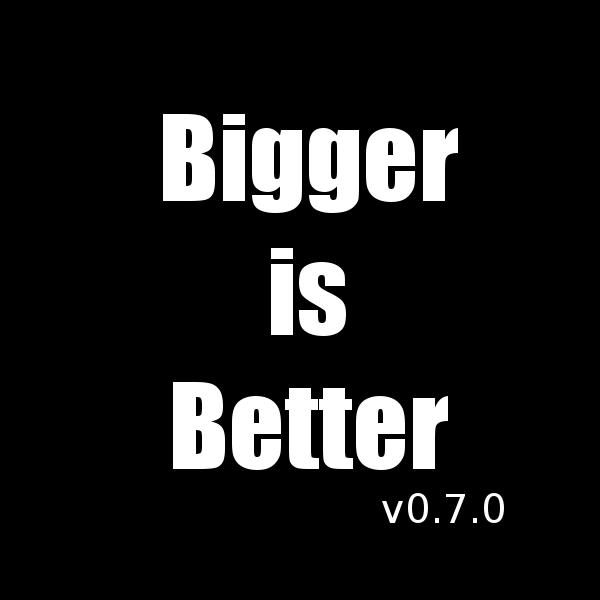
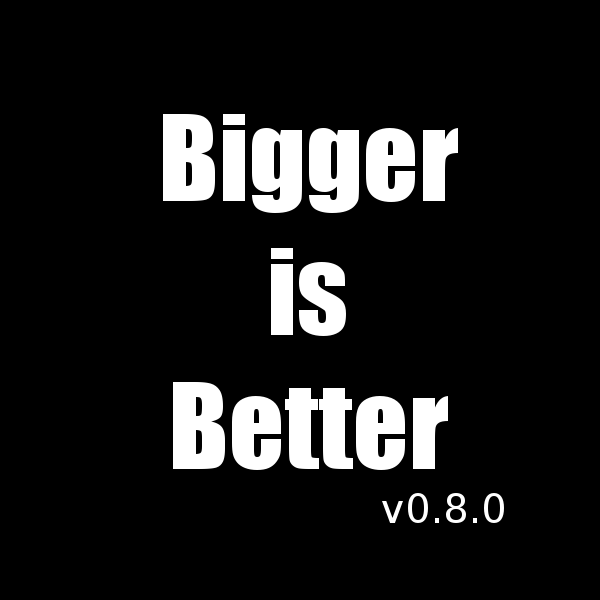
Before/after of a 600px x 600px layered artwork. What changed in the layer stack:
renamed "v0.7.0" to "v0.8.0", painted on it over [446, 493, 466, 523]
